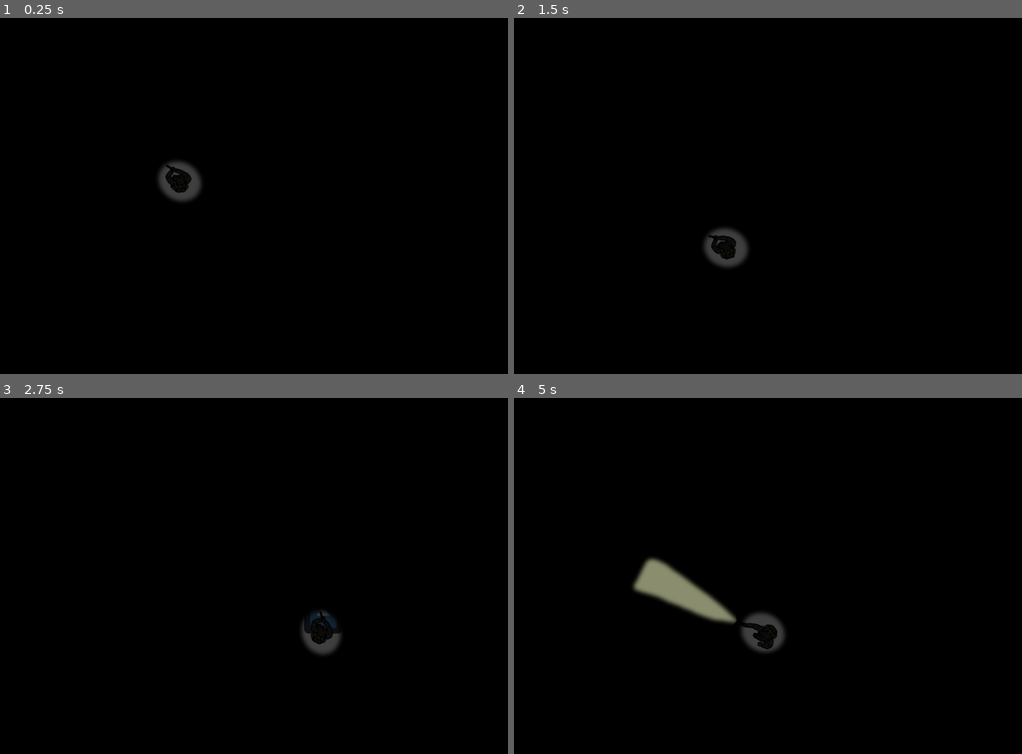
Above: before the commit, frames 1-4 (two rows, left to right).
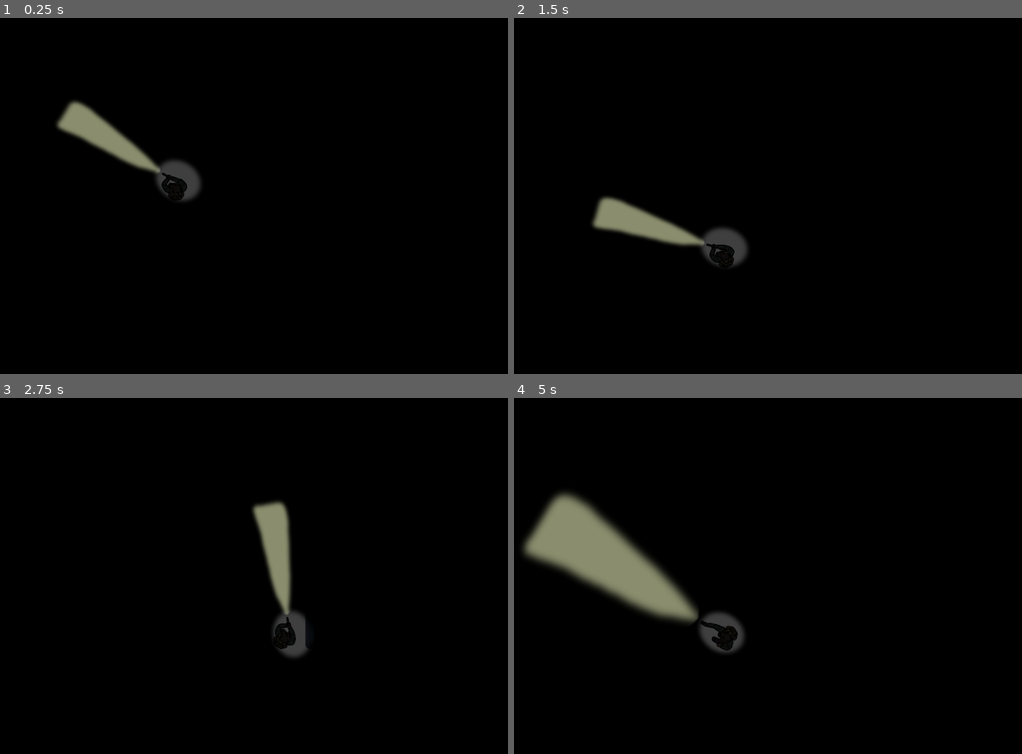
Above: after the commit, the same moments.

Repository: Lunatic-Games/house-of-phobos
Game: Godot game, scene res://Tests/ShadowTest/World.tscn
Two runs of this game, one before a commit and one after it. Both use one fixed random seed, a clock stepped at 60 frames per second and the inputs below. Before the commit the project has no main scene; this scene is started directly in both runs. The engine's default icon, where the game draws it, is replaced by a stand-in: a white triangle on a blue panel in a dark square.
Inputs (mouse positions are in pixels of both pictures, inside the frame that each line leads up to):
- Up to frame 1 (0.25 s): no input
- Up to frame 2 (1.5 s): tap Enter at 0.5 s; move the mouse to (849, 178) at 0.52 s; hold D (strafe_right) 0.53-1.28 s; hold 1 (flashlight_swap) 0.53-1.28 s; tap 2 (gun_swap) at 0.8, 1.35 s; move the mouse to (595, 213) at 1.27 s; hold S (move_backward) from 1.28 s (still down)
- Up to frame 3 (2.75 s): tap 1 (flashlight_swap) at 1.55 s; move the mouse to (264, 497) at 2.02 s; release S (move_backward) at 2.03 s; hold D (strafe_right) from 2.03 s (still down); hold 1 (flashlight_swap) from 2.03 s (still down); tap 2 (gun_swap) at 2.3 s
- Up to frame 4 (5 s): move the mouse to (686, 647) at 2.77 s; release D (strafe_right) at 2.78 s; release 1 (flashlight_swap) at 2.78 s; hold W (move_forward) 2.78-3.53 s; tap 2 (gun_swap) at 2.85, 3.8, 4.35 s; tap 1 (flashlight_swap) at 3.05, 4.55 s; move the mouse to (900, 629) at 3.52 s; hold 1 (flashlight_swap) 3.53-4.28 s; hold A (strafe_left) from 3.53 s (still down); move the mouse to (534, 522) at 4.27 s

The runs differ from the first frame. In frame 1, 1.8% of the frame differs, in the area x 11-38%, y 23-52%; in frame 2, 1.8%; in frame 3, 2.4%; in frame 4, 7.0%, in the area x 1-54%, y 26-72%.

Commit message:
Add monster

Diff:
--- /dev/null
+++ b/project/Monster/Monster.gd
@@ -0,0 +1,17 @@
+extends KinematicBody2D
+
+
+const SPEED = 300
+var target_location
+
+func _physics_process(delta):
+	var player = get_tree().get_nodes_in_group("player")[0]
+	rotation = global_position.angle_to_point(player.global_position) + PI
+	for raycast in $Raycasts.get_children():
+		if raycast.is_colliding() and raycast.get_collider().is_in_group("player"):
+			target_location = player.global_position
+			break
+
+	if target_location:
+		var direction = (player.global_position - global_position).normalized()
+		move_and_slide(direction * SPEED)
--- /dev/null
+++ b/project/Monster/Monster.tscn
@@ -0,0 +1,42 @@
+[gd_scene load_steps=5 format=2]
+
+[ext_resource path="res://Monster/Assets/monster.png" type="Texture" id=1]
+[ext_resource path="res://Player/Assets/feet/idle/survivor-idle_0.png" type="Texture" id=2]
+[ext_resource path="res://Monster/Monster.gd" type="Script" id=3]
+
+[sub_resource type="CircleShape2D" id=1]
+radius = 25.0
+
+[node name="Monster" type="KinematicBody2D" groups=[
+"hearing",
+]]
+position = Vector2( 472, 290 )
+script = ExtResource( 3 )
+
+[node name="Sprite" type="Sprite" parent="."]
+scale = Vector2( 0.25, 0.25 )
+texture = ExtResource( 2 )
+
+[node name="Sprite2" type="Sprite" parent="."]
+modulate = Color( 0.556863, 0.0196078, 0.0196078, 1 )
+rotation = 0.444589
+scale = Vector2( 0.25, 0.25 )
+texture = ExtResource( 1 )
+
+[node name="CollisionShape2D" type="CollisionShape2D" parent="."]
+visible = false
+shape = SubResource( 1 )
+
+[node name="Raycasts" type="Node2D" parent="."]
+
+[node name="RayCast2D" type="RayCast2D" parent="Raycasts"]
+enabled = true
+cast_to = Vector2( 400, 0 )
+
+[node name="RayCast2D2" type="RayCast2D" parent="Raycasts"]
+enabled = true
+cast_to = Vector2( 400, 30 )
+
+[node name="RayCast2D3" type="RayCast2D" parent="Raycasts"]
+enabled = true
+cast_to = Vector2( 400, -30 )
--- a/project/Player/Player.gd
+++ b/project/Player/Player.gd
@@ -19,8 +19,12 @@
 	for t in Tool.values():
 		if t == new_tool:
 			get_node("Body/" + Tool.keys()[t]).visible = true
+			for raycast in get_node("Body/" + Tool.keys()[t] + "/Raycasts").get_children():
+				raycast.enabled = true
 		else:
 			get_node("Body/" + Tool.keys()[t]).visible = false
+			for raycast in get_node("Body/" + Tool.keys()[t] + "/Raycasts").get_children():
+				raycast.enabled = false
 
 func _physics_process(delta):
 	rotation = global_position.direction_to(get_viewport().get_mouse_position()).angle()
--- a/project/Player/Player.tscn
+++ b/project/Player/Player.tscn
@@ -158,8 +158,25 @@
 "values": [ ExtResource( 13 ), ExtResource( 17 ), ExtResource( 39 ), ExtResource( 40 ), ExtResource( 8 ), ExtResource(  …(268 unchanged characters)…
 }
 
+[sub_resource type="Animation" id=3]
+resource_name = "walk"
+loop = true
+step = 0.05
+tracks/0/type = "value"
+tracks/0/path = NodePath("Sprite:texture")
+tracks/0/interp = 1
+tracks/0/loop_wrap = true
+tracks/0/imported = false
+tracks/0/enabled = true
+tracks/0/keys = {
+"times": PoolRealArray( 0, 0.05, 0.1, 0.15, 0.2, 0.25, 0.3, 0.35, 0.4, 0.45, 0.5, 0.55, 0.6, 0.65, 0.7, 0.75, 0.8, 0.85, 0.9, 0.95 ),
+"transitions": PoolRealArray( 1, 1, 1, 1, 1, 1, 1, 1, 1, 1, 1, 1, 1, 1, 1, 1, 1, 1, 1, 1 ),
+"update": 1,
+"values": [ ExtResource( 16 ), ExtResource( 29 ), ExtResource( 10 ), ExtResource( 38 ), ExtResource( 37 ), ExtResource( 14 ), ExtResource( 18 ), ExtResource( 19 ), ExtResource( 35 ), ExtResource( 31 ), ExtResource( 11 ), ExtResource( 3 ), ExtResource( 4 ), ExtResource( 28 ), ExtResource( 26 ), ExtResource( 42 ), ExtResource( 7 ), ExtResource( 25 ), ExtResource( 12 ), ExtResource( 36 ) ]
+}
+
 [sub_resource type="Animation" id=4]
-resource_name = "walk"
+resource_name = "idle"
 loop = true
 step = 0.05
 tracks/0/type = "value"
@@ -172,27 +189,10 @@
 "times": PoolRealArray( 0, 0.05, 0.1, 0.15, 0.2, 0.25, 0.3, 0.35, 0.4, 0.45, 0.5, 0.55, 0.6, 0.65, 0.7, 0.75, 0.8, 0.85, 0.9, 0.95 ),
 "transitions": PoolRealArray( 1, 1, 1, 1, 1, 1, 1, 1, 1, 1, 1, 1, 1, 1, 1, 1, 1, 1, 1, 1 ),
 "update": 1,
-"values": [ ExtResource( 16 ), ExtResource( 29 ), ExtResource( 10 ), ExtResource( 38 ), ExtResource( 37 ), ExtResource( 14 ), ExtResource( 18 ), ExtResource( 19 ), ExtResource( 35 ), ExtResource( 31 ), ExtResource( 11 ), ExtResource( 3 ), ExtResource( 4 ), ExtResource( 28 ), ExtResource( 26 ), ExtResource( 42 ), ExtResource( 7 ), ExtResource( 25 ), ExtResource( 12 ), ExtResource( 36 ) ]
+"values": [ ExtResource( 30 ), ExtResource( 65 ), ExtResource( 66 ), ExtResource( 68 ), ExtResource( 67 ), ExtResource( 69 ), ExtResource( 70 ), ExtResource( 71 ), ExtResource( 72 ), ExtResource( 73 ), ExtResource( 74 ), ExtResource( 75 ), ExtResource( 78 ), ExtResource( 77 ), ExtResource( 79 ), ExtResource( 80 ), ExtResource( 81 ), ExtResource( 76 ), ExtResource( 62 ), ExtResource( 63 ) ]
 }
 
 [sub_resource type="Animation" id=5]
-resource_name = "idle"
-loop = true
-step = 0.05
-tracks/0/type = "value"
-tracks/0/path = NodePath("Sprite:texture")
-tracks/0/interp = 1
-tracks/0/loop_wrap = true
-tracks/0/imported = false
-tracks/0/enabled = true
-tracks/0/keys = {
-"times": PoolRealArray( 0, 0.05, 0.1, 0.15, 0.2, 0.25, 0.3, 0.35, 0.4, 0.45, 0.5, 0.55, 0.6, 0.65, 0.7, 0.75, 0.8, 0.85, 0.9, 0.95 ),
-"transitions": PoolRealArray( 1, 1, 1, 1, 1, 1, 1, 1, 1, 1, 1, 1, 1, 1, 1, 1, 1, 1, 1, 1 ),
-"update": 1,
-"values": [ ExtResource( 30 ), ExtResource( 65 ), ExtResource( 66 ), ExtResource( 68 ), ExtResource( 67 ), ExtResource( 69 ), ExtResource( 70 ), ExtResource( 71 ), ExtResource( 72 ), ExtResource( 73 ), ExtResource( 74 ), ExtResource( 75 ), ExtResource( 78 ), ExtResource( 77 ), ExtResource( 79 ), ExtResource( 80 ), ExtResource( 81 ), ExtResource( 76 ), ExtResource( 62 ), ExtResource( 63 ) ]
-}
-
-[sub_resource type="Animation" id=6]
 resource_name = "run"
 length = 0.5
 loop = true
@@ -210,9 +210,25 @@
 "values": [ ExtResource( 64 ), ExtResource( 52 ), ExtResource( 51 ), ExtResource( 45 ), ExtResource( 44 ), ExtResource( …(273 unchanged characters)…
 }
 
+[sub_resource type="Animation" id=6]
+resource_name = "walk"
+loop = true
+step = 0.05
+tracks/0/type = "value"
+tracks/0/path = NodePath("Sprite:texture")
+tracks/0/interp = 1
+tracks/0/loop_wrap = true
+tracks/0/imported = false
+tracks/0/enabled = true
+tracks/0/keys = {
+"times": PoolRealArray( 0, 0.05, 0.1, 0.15, 0.2, 0.25, 0.3, 0.35, 0.4, 0.45, 0.5, 0.55, 0.6, 0.65, 0.7, 0.75, 0.8, 0.85, 0.9, 0.95 ),
+"transitions": PoolRealArray( 1, 1, 1, 1, 1, 1, 1, 1, 1, 1, 1, 1, 1, 1, 1, 1, 1, 1, 1, 1 ),
+"update": 1,
+"values": [ ExtResource( 64 ), ExtResource( 52 ), ExtResource( 51 ), ExtResource( 45 ), ExtResource( 44 ), ExtResource( 60 ), ExtResource( 50 ), ExtResource( 61 ), ExtResource( 53 ), ExtResource( 47 ), ExtResource( 55 ), ExtResource( 46 ), ExtResource( 54 ), ExtResource( 59 ), ExtResource( 49 ), ExtResource( 56 ), ExtResource( 58 ), ExtResource( 43 ), ExtResource( 57 ), ExtResource( 48 ) ]
+}
+
 [sub_resource type="Animation" id=7]
-resource_name = "walk"
-loop = true
+resource_name = "idle"
 step = 0.05
 tracks/0/type = "value"
 tracks/0/path = NodePath("Sprite:texture")
@@ -224,26 +240,10 @@
 "times": PoolRealArray( 0, 0.05, 0.1, 0.15, 0.2, 0.25, 0.3, 0.35, 0.4, 0.45, 0.5, 0.55, 0.6, 0.65, 0.7, 0.75, 0.8, 0.85, 0.9, 0.95 ),
 "transitions": PoolRealArray( 1, 1, 1, 1, 1, 1, 1, 1, 1, 1, 1, 1, 1, 1, 1, 1, 1, 1, 1, 1 ),
 "update": 1,
-"values": [ ExtResource( 64 ), ExtResource( 52 ), ExtResource( 51 ), ExtResource( 45 ), ExtResource( 44 ), ExtResource( 60 ), ExtResource( 50 ), ExtResource( 61 ), ExtResource( 53 ), ExtResource( 47 ), ExtResource( 55 ), ExtResource( 46 ), ExtResource( 54 ), ExtResource( 59 ), ExtResource( 49 ), ExtResource( 56 ), ExtResource( 58 ), ExtResource( 43 ), ExtResource( 57 ), ExtResource( 48 ) ]
+"values": [ ExtResource( 83 ), ExtResource( 90 ), ExtResource( 97 ), ExtResource( 99 ), ExtResource( 85 ), ExtResource( 88 ), ExtResource( 95 ), ExtResource( 87 ), ExtResource( 89 ), ExtResource( 93 ), ExtResource( 96 ), ExtResource( 94 ), ExtResource( 100 ), ExtResource( 101 ), ExtResource( 86 ), ExtResource( 102 ), ExtResource( 84 ), ExtResource( 92 ), ExtResource( 98 ), ExtResource( 91 ) ]
 }
 
 [sub_resource type="Animation" id=8]
-resource_name = "idle"
-step = 0.05
-tracks/0/type = "value"
-tracks/0/path = NodePath("Sprite:texture")
-tracks/0/interp = 1
-tracks/0/loop_wrap = true
-tracks/0/imported = false
-tracks/0/enabled = true
-tracks/0/keys = {
-"times": PoolRealArray( 0, 0.05, 0.1, 0.15, 0.2, 0.25, 0.3, 0.35, 0.4, 0.45, 0.5, 0.55, 0.6, 0.65, 0.7, 0.75, 0.8, 0.85, 0.9, 0.95 ),
-"transitions": PoolRealArray( 1, 1, 1, 1, 1, 1, 1, 1, 1, 1, 1, 1, 1, 1, 1, 1, 1, 1, 1, 1 ),
-"update": 1,
-"values": [ ExtResource( 83 ), ExtResource( 90 ), ExtResource( 97 ), ExtResource( 99 ), ExtResource( 85 ), ExtResource( 88 ), ExtResource( 95 ), ExtResource( 87 ), ExtResource( 89 ), ExtResource( 93 ), ExtResource( 96 ), ExtResource( 94 ), ExtResource( 100 ), ExtResource( 101 ), ExtResource( 86 ), ExtResource( 102 ), ExtResource( 84 ), ExtResource( 92 ), ExtResource( 98 ), ExtResource( 91 ) ]
-}
-
-[sub_resource type="Animation" id=9]
 resource_name = "walk"
 step = 0.05
 tracks/0/type = "value"
@@ -259,29 +259,32 @@
 "values": [ ExtResource( 111 ), ExtResource( 116 ), ExtResource( 112 ), ExtResource( 110 ), ExtResource( 114 ), ExtReso …(273 unchanged characters)…
 }
 
-[sub_resource type="CircleShape2D" id=1]
-radius = 13.9653
-
-[node name="Player" type="KinematicBody2D"]
+[sub_resource type="CircleShape2D" id=9]
+radius = 23.0863
+
+[node name="Player" type="KinematicBody2D" groups=[
+"player",
+]]
 position = Vector2( 471.06, 279.832 )
 script = ExtResource( 82 )
 
 [node name="Feet" type="Node2D" parent="."]
-position = Vector2( -0.0595093, 1.16803 )
+position = Vector2( -1.06, -4.832 )
 
 [node name="Sprite" type="Sprite" parent="Feet"]
 scale = Vector2( 0.25, 0.25 )
 texture = ExtResource( 13 )
 
 [node name="AnimationPlayer" type="AnimationPlayer" parent="Feet"]
-anims/idle = SubResource( 2 )
-anims/run = SubResource( 3 )
-anims/walk = SubResource( 4 )
+anims/idle = SubResource( 1 )
+anims/run = SubResource( 2 )
+anims/walk = SubResource( 3 )
 
 [node name="Body" type="Node2D" parent="."]
 position = Vector2( -2.05951, 2.16803 )
 
 [node name="Flashlight" type="Node2D" parent="Body"]
+visible = false
 
 [node name="Sprite" type="Sprite" parent="Body/Flashlight"]
 position = Vector2( 9, 0 )
@@ -289,19 +292,43 @@
 texture = ExtResource( 48 )
 
 [node name="AnimationPlayer" type="AnimationPlayer" parent="Body/Flashlight"]
-anims/idle = SubResource( 5 )
-anims/run = SubResource( 6 )
-anims/walk = SubResource( 7 )
+anims/idle = SubResource( 4 )
+anims/run = SubResource( 5 )
+anims/walk = SubResource( 6 )
 
 [node name="Light2D" type="Light2D" parent="Body/Flashlight"]
-position = Vector2( 48, 1 )
+position = Vector2( 45.9995, 4.99997 )
+scale = Vector2( 1.725, 1.99451 )
 texture = ExtResource( 122 )
 offset = Vector2( 100, 0 )
 color = Color( 0.968627, 0.996078, 0.768627, 1 )
 energy = 0.75
 shadow_enabled = true
 
+[node name="Raycasts" type="Node2D" parent="Body/Flashlight"]
+
+[node name="RayCast2D" type="RayCast2D" parent="Body/Flashlight/Raycasts"]
+enabled = true
+cast_to = Vector2( 350, 75 )
+
+[node name="RayCast2D2" type="RayCast2D" parent="Body/Flashlight/Raycasts"]
+enabled = true
+cast_to = Vector2( 350, -75 )
+
+[node name="RayCast2D3" type="RayCast2D" parent="Body/Flashlight/Raycasts"]
+enabled = true
+cast_to = Vector2( 350, 0 )
+
+[node name="RayCast2D4" type="RayCast2D" parent="Body/Flashlight/Raycasts"]
+enabled = true
+cast_to = Vector2( 350, -35 )
+
+[node name="RayCast2D5" type="RayCast2D" parent="Body/Flashlight/Raycasts"]
+enabled = true
+cast_to = Vector2( 350, 35 )
+
 [node name="Gun" type="Node2D" parent="Body"]
+position = Vector2( -1.00049, -15 )
 
 [node name="Sprite" type="Sprite" parent="Body/Gun"]
 position = Vector2( 9, 0 )
@@ -309,15 +336,43 @@
 texture = ExtResource( 121 )
 
 [node name="AnimationPlayer" type="AnimationPlayer" parent="Body/Gun"]
-anims/idle = SubResource( 8 )
-anims/walk = SubResource( 9 )
+anims/idle = SubResource( 7 )
+anims/walk = SubResource( 8 )
+
+[node name="Light2D" type="Light2D" parent="Body/Gun"]
+position = Vector2( 36.9995, 16 )
+scale = Vector2( 1.045, 0.887363 )
+texture = ExtResource( 122 )
+offset = Vector2( 100, 0 )
+color = Color( 0.968627, 0.996078, 0.768627, 1 )
+energy = 0.75
+shadow_enabled = true
+
+[node name="Raycasts" type="Node2D" parent="Body/Gun"]
+position = Vector2( 20, 15 )
+
+[node name="RayCast2D" type="RayCast2D" parent="Body/Gun/Raycasts"]
+enabled = true
+cast_to = Vector2( 200, 25 )
+
+[node name="RayCast2D2" type="RayCast2D" parent="Body/Gun/Raycasts"]
+enabled = true
+cast_to = Vector2( 200, -25 )
+
+[node name="RayCast2D3" type="RayCast2D" parent="Body/Gun/Raycasts"]
+enabled = true
+cast_to = Vector2( 200, 0 )
 
 [node name="CollisionShape2D" type="CollisionShape2D" parent="."]
-position = Vector2( -2.05951, 2.16803 )
-shape = SubResource( 1 )
+position = Vector2( -4.06, 1.168 )
+shape = SubResource( 9 )
+
+[node name="CollisionShape2D2" type="CollisionShape2D" parent="."]
+position = Vector2( 24.94, 2.168 )
+shape = SubResource( 9 )
 
 [node name="Light2D" type="Light2D" parent="."]
-position = Vector2( 3.44049, 4.16802 )
-scale = Vector2( 1.07, 1 )
+position = Vector2( 6.44025, 4.16802 )
+scale = Vector2( 1.13, 1 )
 texture = ExtResource( 123 )
 energy = 0.5
--- a/project/Tests/MonsterTest/Monster.tscn
+++ /dev/null
@@ -1,16 +0,0 @@
-[gd_scene load_steps=3 format=2]
-
-[ext_resource path="res://icon.png" type="Texture" id=1]
-
-[sub_resource type="RectangleShape2D" id=1]
-extents = Vector2( 31.6742, 31.7668 )
-
-[node name="Monster" type="KinematicBody2D" groups=[
-"hearing",
-]]
-
-[node name="Sprite" type="Sprite" parent="."]
-texture = ExtResource( 1 )
-
-[node name="CollisionShape2D" type="CollisionShape2D" parent="."]
-shape = SubResource( 1 )
--- a/project/Tests/NoiseTest/NoiseTest.tscn
+++ b/project/Tests/NoiseTest/NoiseTest.tscn
@@ -1,7 +1,8 @@
 [gd_scene load_steps=3 format=2]
 
-[ext_resource path="res://Tests/MonsterTest/Monster.tscn" type="PackedScene" id=1]
+[ext_resource path="res://Monster/Monster.tscn" type="PackedScene" id=1]
 [ext_resource path="res://Tests/NoiseTest/NoiseGenerator.tscn" type="PackedScene" id=2]
+
 
 [node name="NoiseTest" type="Node2D"]
 
--- /dev/null
+++ b/project/Tests/ShadowTest/Wall.tscn
@@ -0,0 +1,21 @@
+[gd_scene load_steps=4 format=2]
+
+[ext_resource path="res://icon.png" type="Texture" id=1]
+
+[sub_resource type="RectangleShape2D" id=1]
+extents = Vector2( 32, 32 )
+
+[sub_resource type="OccluderPolygon2D" id=2]
+polygon = PoolVector2Array( -28, -28, 28, -28, 28, 28, -28, 28 )
+
+[node name="StaticBody2D" type="StaticBody2D"]
+
+[node name="Sprite" type="Sprite" parent="."]
+texture = ExtResource( 1 )
+
+[node name="CollisionShape2D" type="CollisionShape2D" parent="."]
+visible = false
+shape = SubResource( 1 )
+
+[node name="LightOccluder2D" type="LightOccluder2D" parent="."]
+occluder = SubResource( 2 )
--- a/project/Tests/ShadowTest/World.tscn
+++ b/project/Tests/ShadowTest/World.tscn
@@ -1,10 +1,8 @@
 [gd_scene load_steps=4 format=2]
 
 [ext_resource path="res://Player/Player.tscn" type="PackedScene" id=1]
-[ext_resource path="res://icon.png" type="Texture" id=2]
-
-[sub_resource type="OccluderPolygon2D" id=1]
-polygon = PoolVector2Array( -32, -32, 32, -32, 32, 32, -32, 32 )
+[ext_resource path="res://Tests/ShadowTest/Wall.tscn" type="PackedScene" id=2]
+[ext_resource path="res://Monster/Monster.tscn" type="PackedScene" id=3]
 
 [node name="World" type="Node2D"]
 
@@ -18,11 +16,10 @@
 "_edit_use_anchors_": false
 }
 
-[node name="Sprite" type="Sprite" parent="."]
-position = Vector2( 713, 365 )
-texture = ExtResource( 2 )
+[node name="Player" parent="." instance=ExtResource( 1 )]
 
-[node name="LightOccluder2D" type="LightOccluder2D" parent="Sprite"]
-occluder = SubResource( 1 )
+[node name="StaticBody2D" parent="." instance=ExtResource( 2 )]
+position = Vector2( 715, 391 )
 
-[node name="Player" parent="." instance=ExtResource( 1 )]
+[node name="Monster" parent="." instance=ExtResource( 3 )]
+position = Vector2( 814, 417 )
--- a/project/project.godot
+++ b/project/project.godot
@@ -15,7 +15,8 @@
 
 [application]
 
-config/name="Project"
+config/name="House of Phobos"
+run/main_scene="res://Tests/ShadowTest/World.tscn"
 config/icon="res://icon.png"
 
 [input]
Binary file added: project/Monster/Assets/monster.png
Not shown, added: project/Monster/Assets/monster.png.import
Not shown: 2 places in project/Player/Player.tscn that only renumber resources
